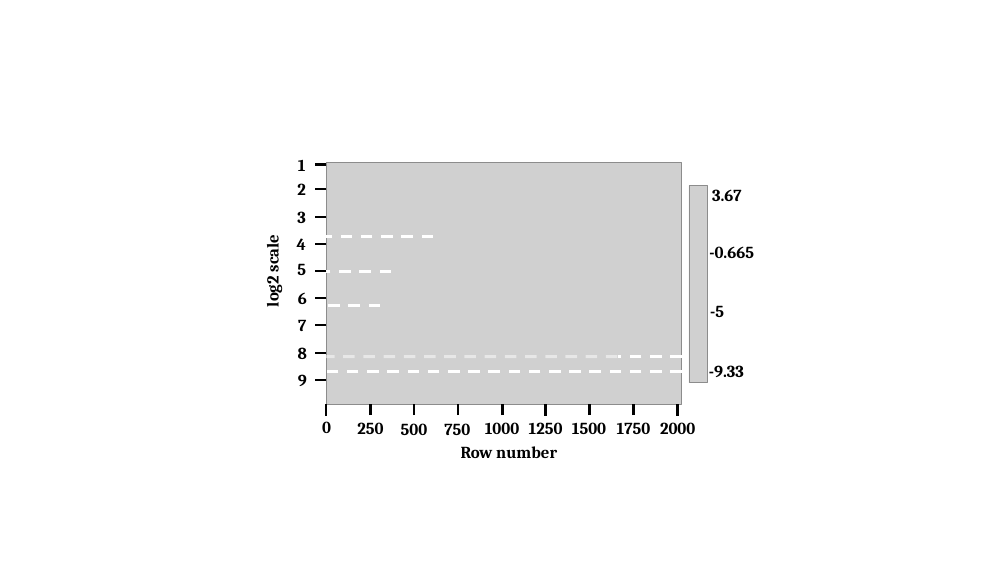
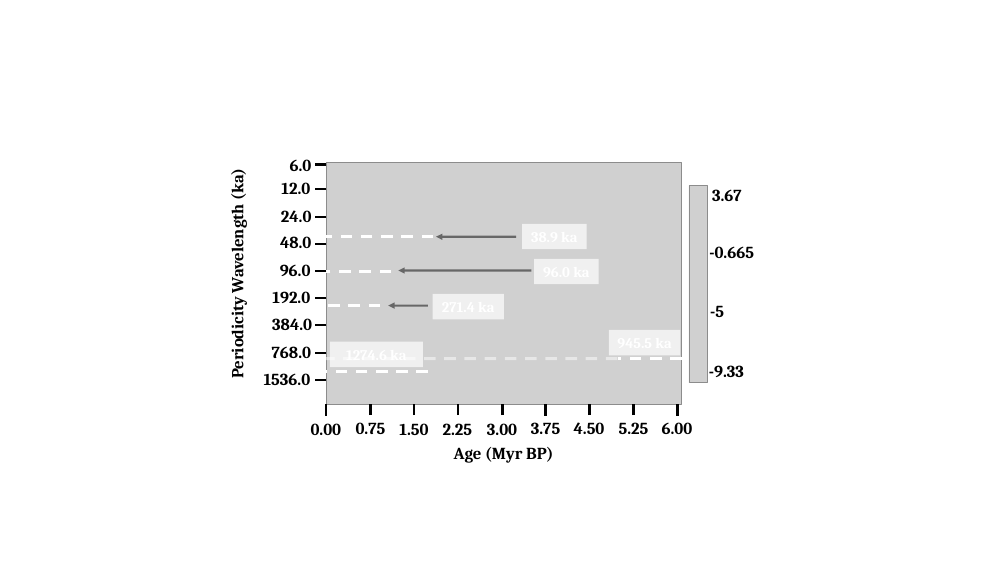
Before and after one commit to cao-jacky/degree_level4, a slide deck: slide 3 of earth_system_and_climate_4/term_1/practical_2/report/figures/diagrams.pptx. Drawn at 1008x567 pixels with LibreOffice and Linux fonts; fonts in the diff are those of the drawing; grey boxes stand for pictures. Boxes give left, top, right and bottom in pixels: in the first picture for what was removed or moved away, otherwise in the second. Text is boxed around its words. In the diff, an @@ line names an element or a change of style, - is before the commit and + after.

```diff
--- a/earth_system_and_climate_4/term_1/practical_2/report/figures/diagrams.pptx
+++ b/earth_system_and_climate_4/term_1/practical_2/report/figures/diagrams.pptx
@@ text at box(226, 171, 248, 377): text changed @@
-log2 scale
+Periodicity Wavelength (ka)
@@ text at box(290, 159, 312, 171): text changed @@
-1
+6.0
@@ text at box(281, 182, 310, 194): text changed @@
-2
+12.0
@@ text at box(280, 236, 311, 248): text changed @@
-4
+48.0
@@ text at box(281, 210, 312, 222): text changed @@
-3
+24.0
@@ arrow added from (516, 237) to (436, 237), #000000 2 pt @@
@@ rectangle added at box(523, 224, 587, 250), fill #FFFFFF at 70% opacity @@
@@ text at box(280, 264, 311, 276): text changed @@
-5
+96.0
@@ rectangle added at box(535, 259, 599, 284), fill #FFFFFF at 70% opacity @@
@@ text at box(272, 291, 310, 303): text changed @@
-6
+192.0
@@ arrow added from (532, 271) to (399, 271), #000000 2 pt @@
@@ rectangle added at box(433, 294, 504, 320), fill #FFFFFF at 70% opacity @@
@@ text at box(272, 318, 312, 330): text changed @@
-7
+384.0
@@ arrow added from (428, 306) to (389, 306), #000000 2 pt @@
@@ text at box(272, 346, 311, 358): text changed @@
-8
+768.0
@@ rectangle added at box(330, 342, 423, 368), fill #FFFFFF at 70% opacity @@
@@ rectangle added at box(609, 330, 681, 355), fill #FFFFFF at 70% opacity @@
@@ text at box(264, 373, 311, 385): text changed @@
-9
+1536.0
@@ line moved from (682, 371) - (326, 371) to (428, 371) - (326, 371) @@
@@ text at box(311, 423, 342, 435): text changed @@
-0
+0.00
@@ text at box(356, 422, 386, 434): text changed @@
-250
+0.75
@@ text at box(399, 423, 428, 435): text changed @@
-500
+1.50
@@ text at box(443, 423, 473, 435): text changed @@
-750
+2.25
@@ text at box(454, 447, 553, 463): text changed @@
-Row number
+Age (Myr BP)
@@ text at box(487, 423, 517, 435): text changed @@
-1000
+3.00
@@ text at box(531, 422, 560, 434): text changed @@
-1250
+3.75
@@ text at box(574, 422, 605, 434): text changed @@
-1500
+4.50
@@ text at box(619, 422, 649, 434): text changed @@
-1750
+5.25
@@ text at box(662, 422, 693, 434): text changed @@
-2000
+6.00
```
Also in this commit, not shown: 1 other slide changed, 5 other files.
